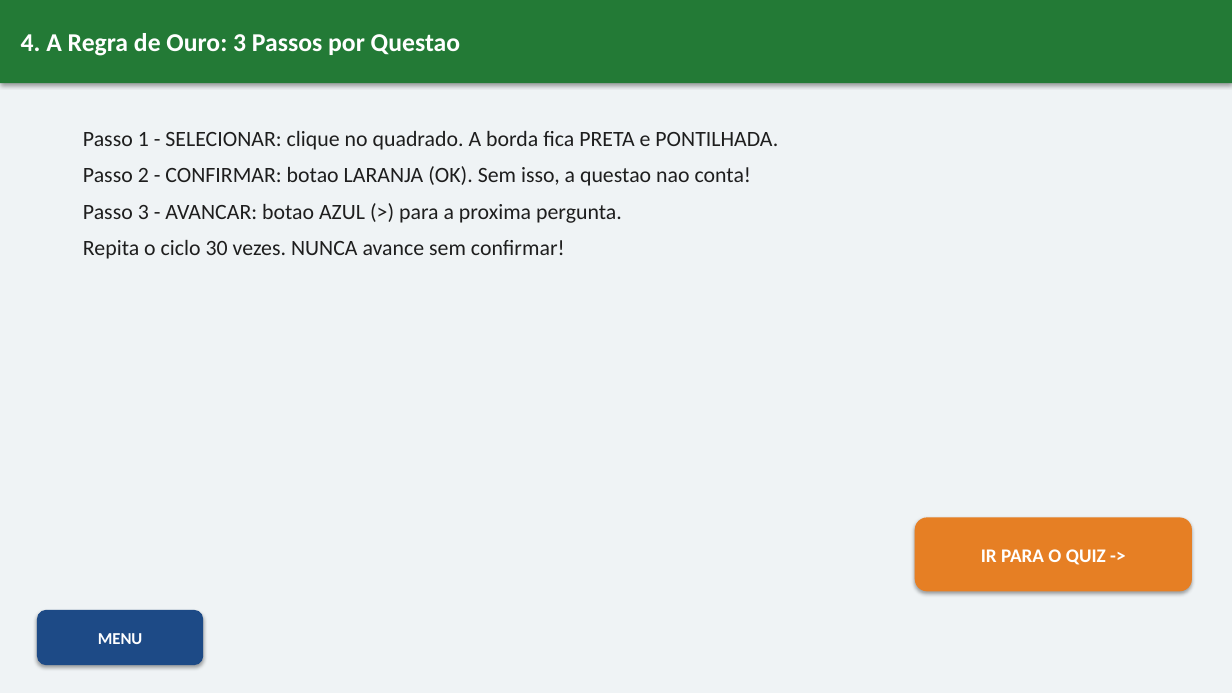
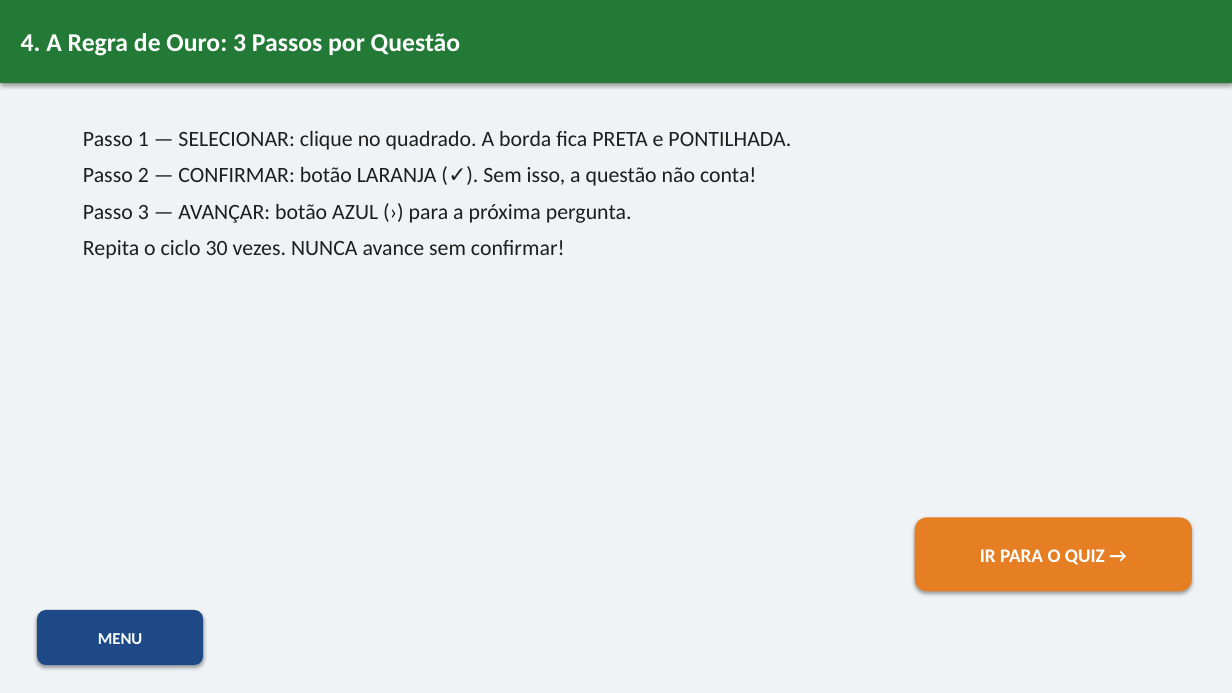
Before and after one commit to Geovane-Maia/Auto-Escola, a slide deck: slide 7 of Apresentacao-Interativa-ABCDETRAN.pptx. Drawn at 1232x693 pixels with LibreOffice and Linux fonts; fonts in the diff are those of the drawing. Boxes give left, top, right and bottom in pixels: in the first picture for what was removed or moved away, otherwise in the second. Text is boxed around its words. In the diff, an @@ line names an element or a change of style, - is before the commit and + after.

Commit message:
PDF e PowerPoint atualizados para prova de 2 horas

```diff
--- a/Apresentacao-Interativa-ABCDETRAN.pptx
+++ b/Apresentacao-Interativa-ABCDETRAN.pptx
@@ text in rectangle at [21,33,460,56]: text changed @@
-4. A Regra de Ouro: 3 Passos por Questao
+4. A Regra de Ouro: 3 Passos por Questão
@@ text at [83,131,791,223]: text changed @@
-Passo 1 - SELECIONAR: clique no quadrado. A borda fica PRETA e PONTILHADA.
-Passo 2 - CONFIRMAR: botao LARANJA (OK). Sem isso, a questao nao conta!
-Passo 3 - AVANCAR: botao AZUL (>) para a proxima pergunta.
+Passo 1 — SELECIONAR: clique no quadrado. A borda fica PRETA e PONTILHADA.
+Passo 2 — CONFIRMAR: botão LARANJA (✓). Sem isso, a questão não conta!
+Passo 3 — AVANÇAR: botão AZUL (›) para a próxima pergunta.
```
Also in this commit, not shown: 15 other slides changed, 1 other file.
